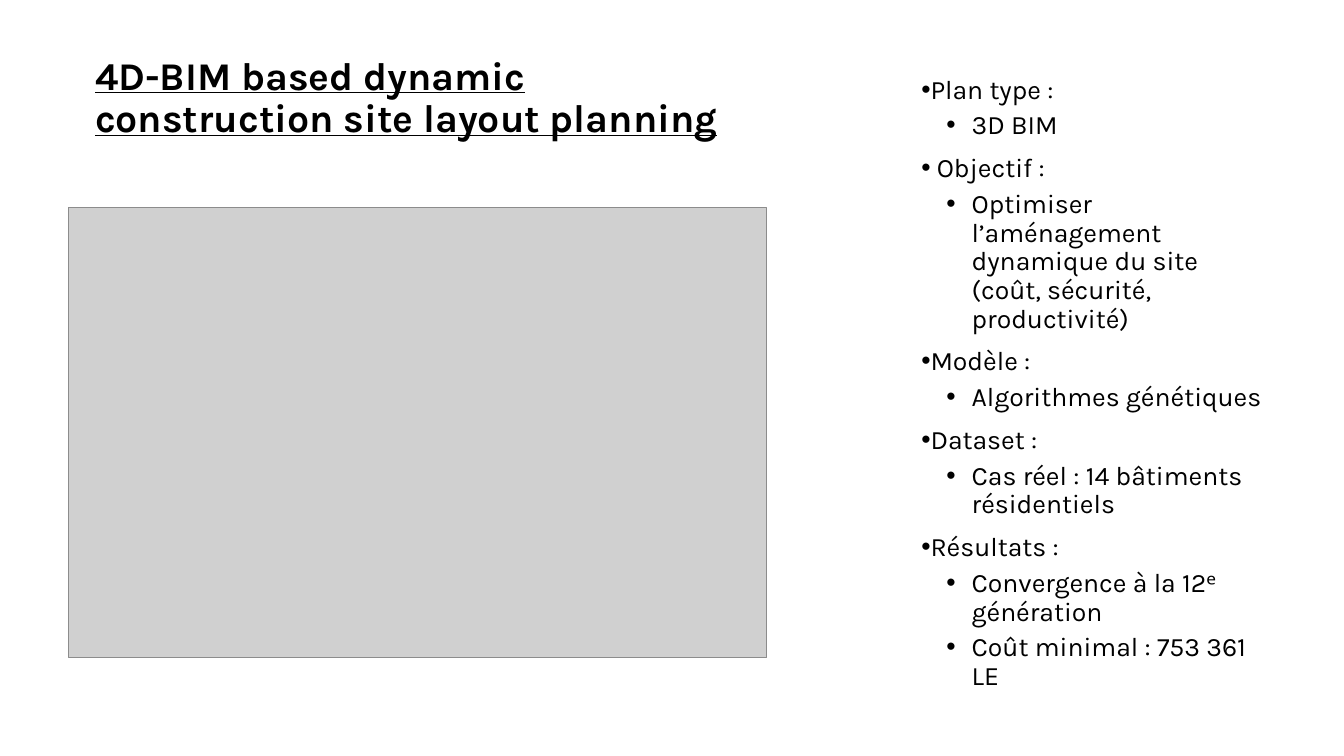
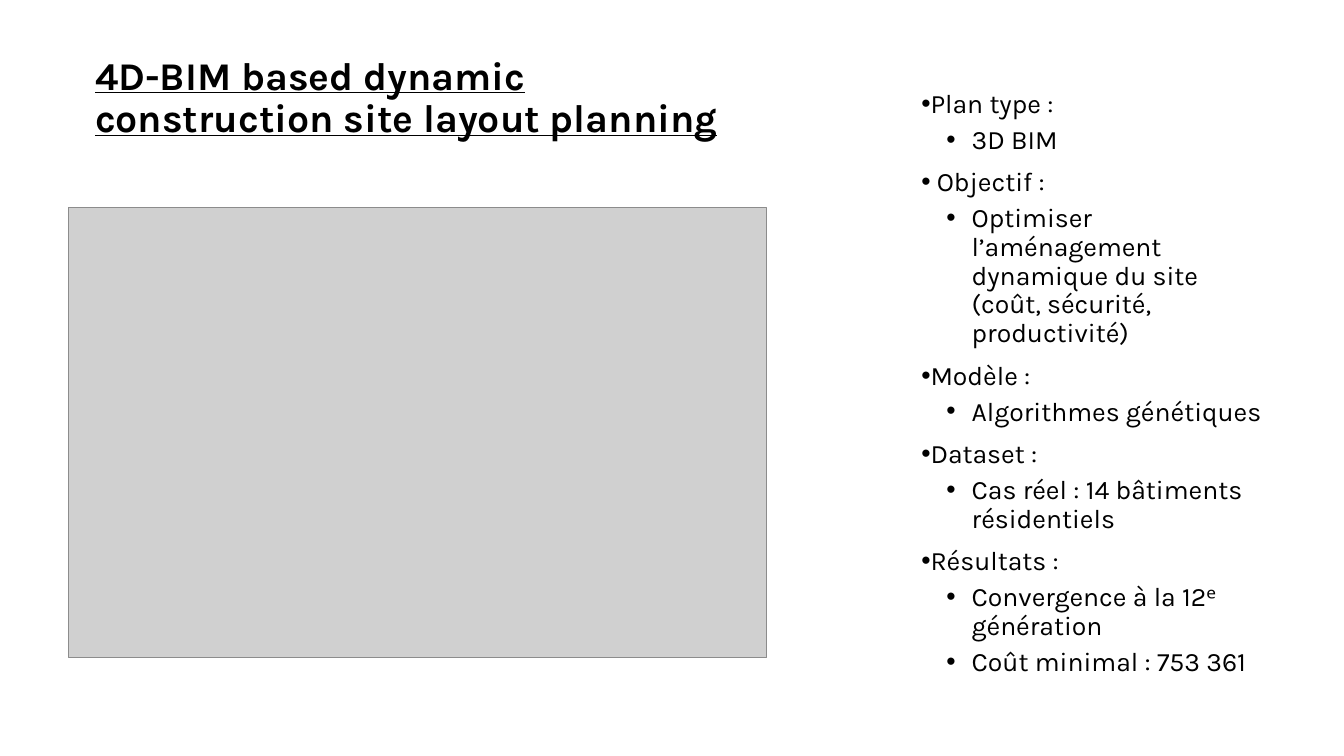
Before and after one commit to IzowRM/Stage-Cetic, a slide deck: slide 32 of Doc Slide/Slide Jeudi 11_09.pptx (slide 33 before the commit). Drawn at 1344x756 pixels with LibreOffice and Linux fonts; fonts in the diff are those of the drawing; grey boxes stand for pictures. Boxes give left, top, right and bottom in pixels: in the first picture for what was removed or moved away, otherwise in the second. Text is boxed around its words. In the diff, an @@ line names an element or a change of style, - is before the commit and + after.

```diff
--- a/Doc Slide/Slide Jeudi 11_09.pptx
+++ b/Doc Slide/Slide Jeudi 11_09.pptx
@@ text at <box>972,651,1246,672</box>: text changed @@
-    • Coût minimal : 753 361 LE
+    • Coût minimal : 753 361
```
Also in this commit, not shown: 8 other slides changed, 1 slide added, 3 slides removed, 10 other files.
